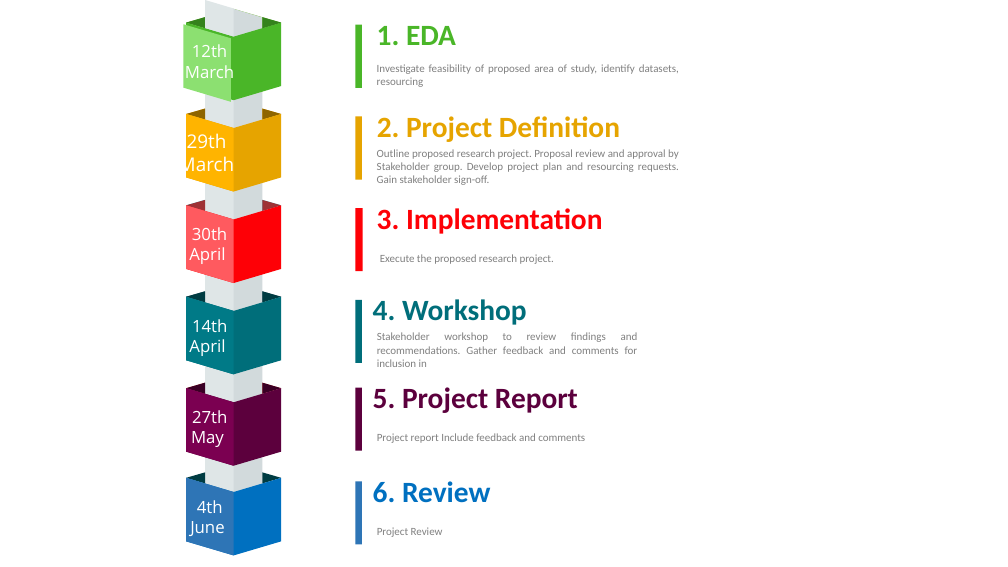
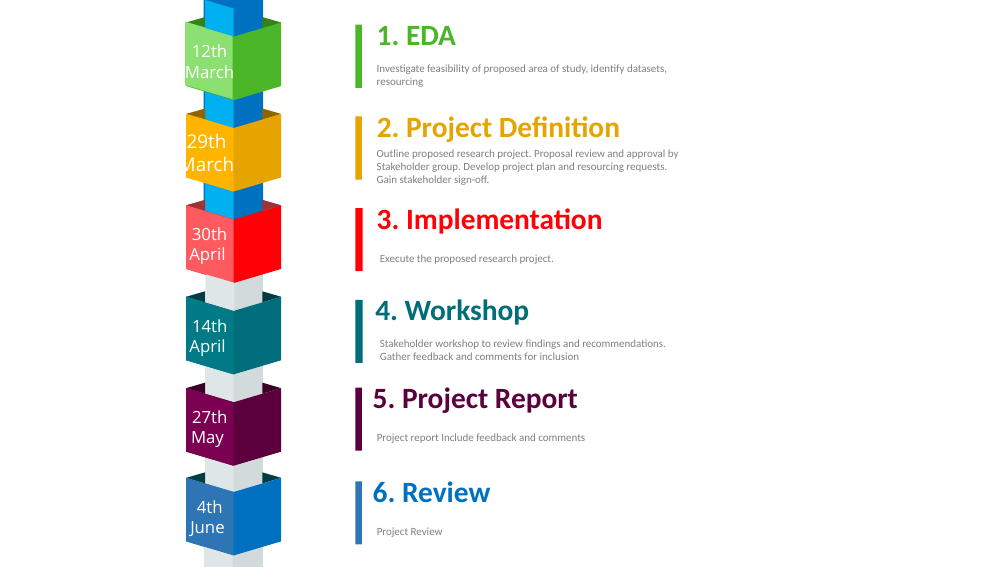
Before and after one commit to mark-brackenrig/Assignment-2, a slide deck: slide 1 of Project Documentation/Timeline - Ready for screenshot.pptx. Drawn at 1008x567 pixels with LibreOffice and Linux fonts; fonts in the diff are those of the drawing. Boxes give left, top, right and bottom in pixels: in the first picture for what was removed or moved away, otherwise in the second. Text is boxed around its words. In the diff, an @@ line names an element or a change of style, - is before the commit and + after.

```diff
--- a/Project Documentation/Timeline - Ready for screenshot.pptx
+++ b/Project Documentation/Timeline - Ready for screenshot.pptx
@@ freeform shape at bbox=[185, 22, 233, 100]: outline redrawn @@
@@ freeform shape: place and size @@
-freeform shape at bbox=[205, 9, 262, 509]
+freeform shape at bbox=[203, 0, 263, 271]
@@ freeform shape at bbox=[203, 0, 263, 271]: fill #D2DADC to #0070C0 @@
@@ fill #DFE6E7 to #00B0F0 in 3 elements at bbox=[205, 183, 234, 219], bbox=[205, 91, 234, 128], bbox=[205, 0, 234, 36] @@
@@ text "Investigate feasibility of proposed area ..." at bbox=[377, 64, 667, 87]: alignment justified to left @@
@@ text "Outline proposed research project. Proposal ..." at bbox=[377, 149, 679, 185]: alignment justified to left @@
@@ freeform shape added at bbox=[206, 228, 262, 567], fill #D2DADC @@
@@ text at bbox=[380, 339, 666, 360]: text changed @@
-Stakeholder workshop to review findings and recommendations. Gather feedback and comments for inclusion in
+Stakeholder workshop to review findings and recommendations. Gather feedback and comments for inclusion
@@ freeform shape added at bbox=[204, 547, 233, 567], fill #DFE6E7 @@
```
Also in this commit, not shown: 2 other files.
